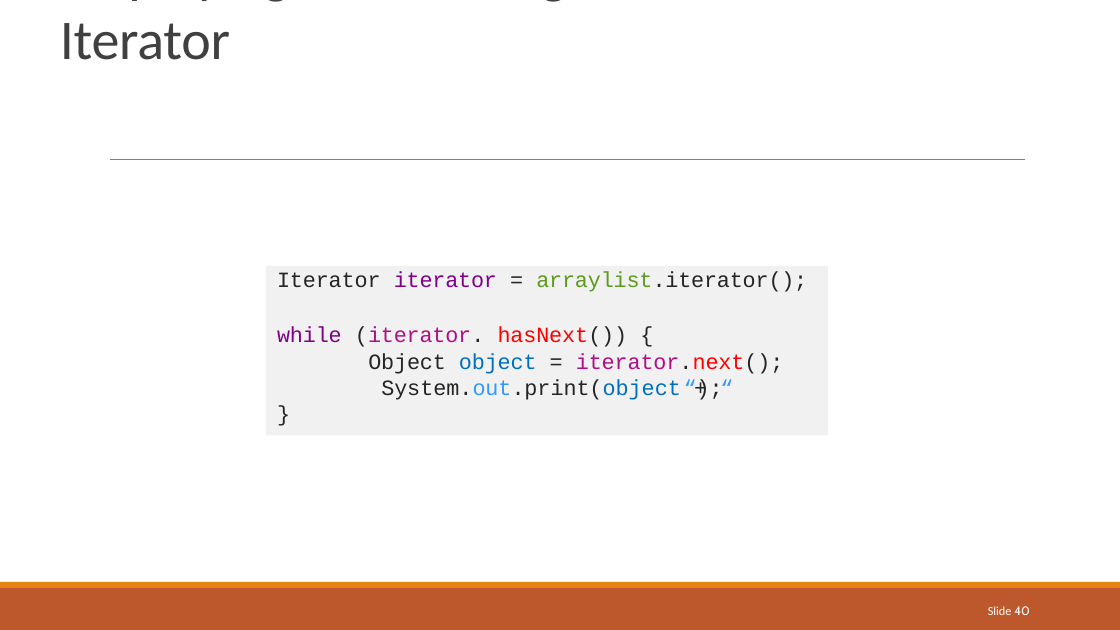
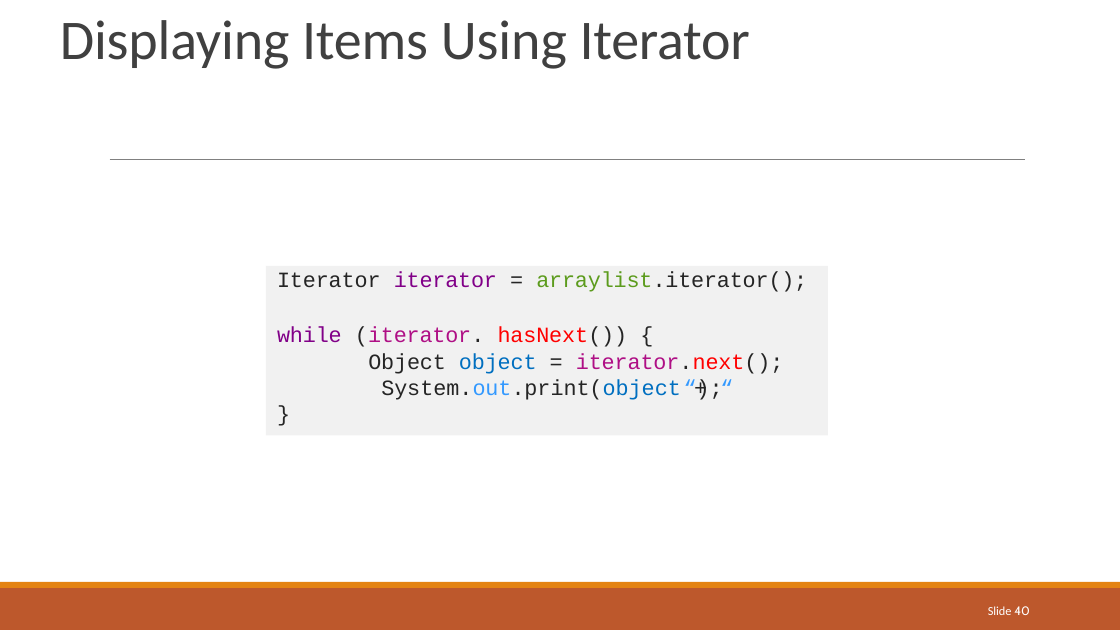
Before and after one commit to rajkabee/documents, a slide deck: slide 40 of java/ppts/Module 05 Collection Framework.pptx. Drawn at 1120x630 pixels with LibreOffice and Linux fonts; fonts in the diff are those of the drawing. Boxes give left, top, right and bottom in pixels: in the first picture for what was removed or moved away, otherwise in the second. Text is boxed around its words. In the diff, an @@ line names an element or a change of style, - is before the commit and + after.

```diff
--- a/java/ppts/Module 05 Collection Framework.pptx
+++ b/java/ppts/Module 05 Collection Framework.pptx
@@ title "Displaying Items Using Iterator" rewrapped from box(60, 23, 230, 60) to box(60, 20, 750, 69) @@
```
Also in this commit, not shown: 2 other slides changed, 5 other files.
